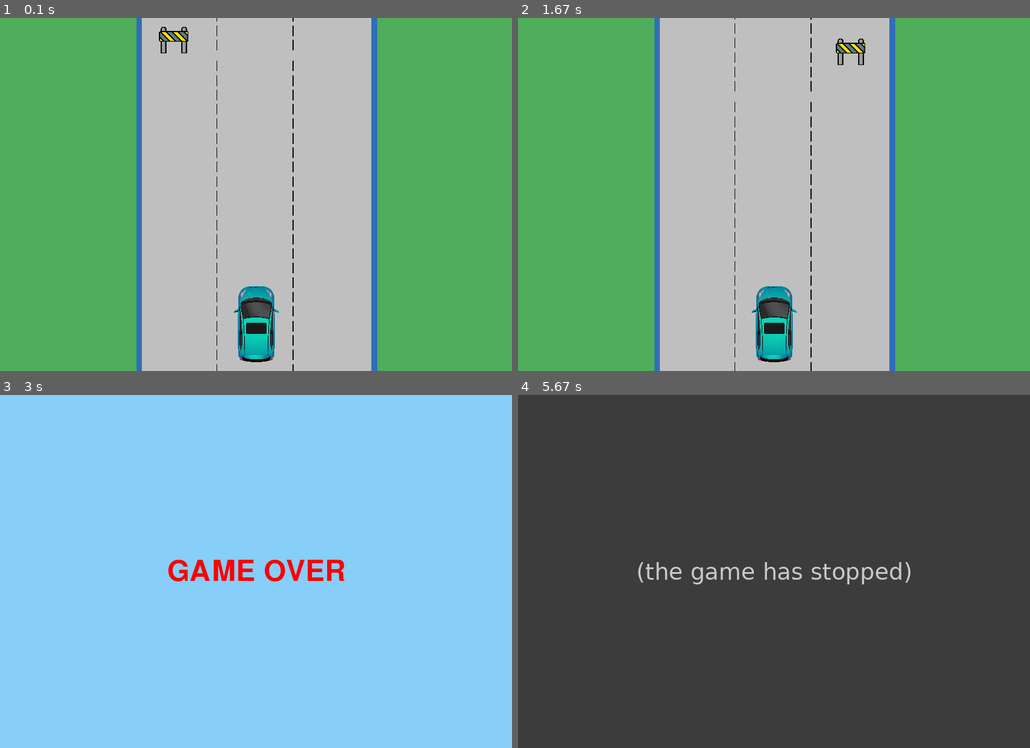
Above: before the commit, frames 1-4 (two rows, left to right).
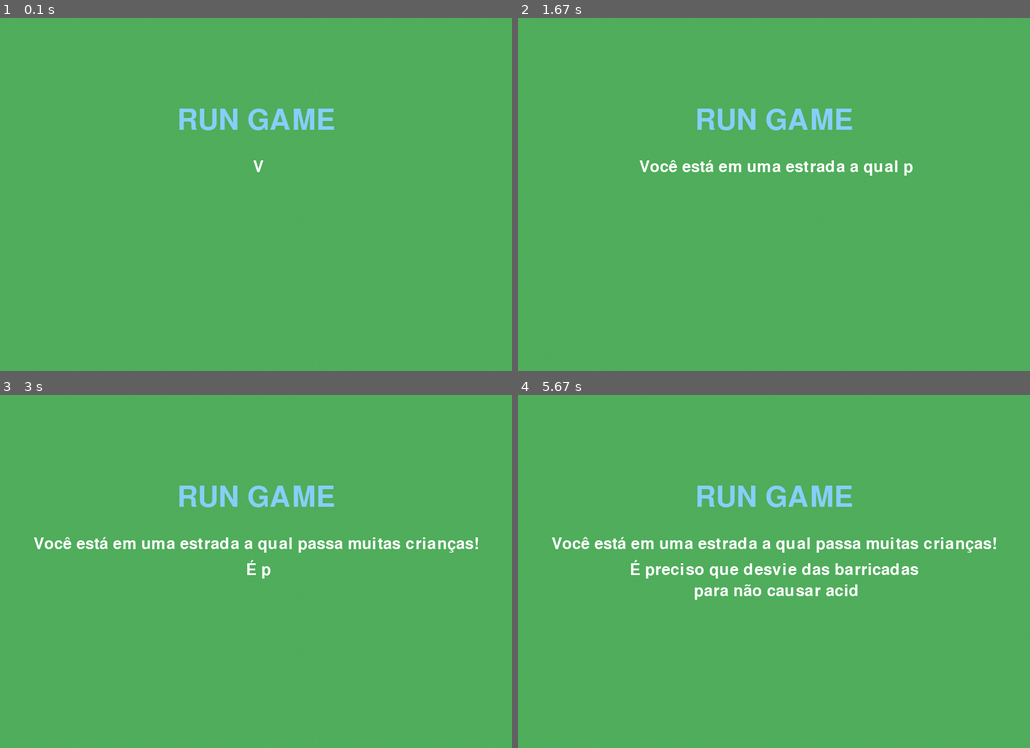
Above: after the commit, the same moments.

Repository: chatawil/Isabela_Charles_pygame
Game: pygame game, started from Começo.py
Two runs of this game, one before a commit and one after it. Both use one fixed random seed, a clock stepped at 60 frames per second and the inputs below.
Inputs:
- Up to frame 1 (0.1 s): no input
- Up to frame 2 (1.67 s): hold Right 0.33-0.8 s; hold Left from 1.33 s (still down)
- Up to frame 3 (3 s): release Left at 1.87 s; hold Right 2.33-2.97 s
- Up to frame 4 (5.67 s): no input

The runs differ from the first frame. In frame 1, 47% of the frame differs, in the area x 26-74%, y 0-100%; in frame 2, 47%; in frame 3, 99%; in frame 4, 100%, in the area x 0-100%, y 0-100%.
Before the commit the program exited at 5.63 s; later frames show no game.

Commit message:
Adicionamtdo game over e tela incio tudo junto

Diff:
--- a/Começo.py
+++ b/Começo.py
@@ -1,5 +1,4 @@
-## Sensor de perder no carro e game over!
-
+## Adicionamtdo game over e tela incio tudo junto
 import pygame
 import random
 
@@ -51,16 +50,98 @@
 
 reposiciona_barricada()
 
-## GAME OVER TELA!!!!!
+# Função para exibir a tela de "Game Over"
 def show_game_over_screen():
     window.fill((135, 206, 250))  # Azul Celeste, mesma cor usada na tela inicial
     font = pygame.font.SysFont(None, 72)
     game_over_text = font.render("GAME OVER", True, (255, 0, 0))  # Vermelho para o texto
     window.blit(game_over_text, (WIDTH // 2 - game_over_text.get_width() // 2, HEIGHT // 2 - game_over_text.get_height() // 2))
+
+    # Mensagem de reinício
+    restart_font = pygame.font.SysFont(None, 40)
+    restart_text = restart_font.render("Quer jogar novamente?"," Clique em qualquer tecla para reiniciar", True, (255, 255, 255))  # Branco
+    window.blit(restart_text, (WIDTH // 2 - restart_text.get_width() // 2, HEIGHT // 2 + 50))
+
     pygame.display.flip()
-    pygame.time.wait(3000)  # Mostra a tela de "Game Over" por 3 segundos
-    pygame.quit()
-    exit()
+
+    # Aguarda o jogador pressionar uma tecla para reiniciar o jogo
+    waiting = True
+    while waiting:
+        for event in pygame.event.get():
+            if event.type == pygame.QUIT:
+                pygame.quit()
+                exit()
+            if event.type == pygame.KEYUP:
+                waiting = False
+                show_start_screen()  # Chama a função da tela de início
+
+# Função para exibir a tela de início
+def show_start_screen():
+    window.blit(imagem_inicio, imagem_inicio_rect)
+    window.blit(imagem_inicio, imagem_inicio_rect_2)
+
+    # Fonte maior e cor azul celeste para o título
+    title_font = pygame.font.SysFont(None, 72)
+    title = title_font.render("RUN GAME", True, (135, 206, 250))  # Azul Celeste
+
+    # Fonte menor para a história
+    font = pygame.font.SysFont(None, 40)
+    story = [
+        " Você está em uma estrada a qual passa muitas crianças! ",
+        " É preciso que desvie das barricadas ",
+        " para não causar acidentes",
+        " e preservar a própria segurança! ",
+        "",
+
+    ]
+
+    font_inicio = pygame.font.SysFont(None, 30)
+    inicio = font_inicio.render("Clique em qualquer botão para iniciar o jogo.", True, (0, 0, 139))
+
+
+    # Desenha o título
+    window.blit(title, (WIDTH // 2 - title.get_width() // 2, HEIGHT // 4))
+    pygame.display.flip()
+
+    # Desenha a história de forma animada
+    for i, line in enumerate(story):
+        rendered_line = ""
+        for char in line:
+            rendered_line += char
+            text = font.render(rendered_line, True, (255, 255, 255))
+            window.blit(imagem_inicio, imagem_inicio_rect)
+            window.blit(imagem_inicio, imagem_inicio_rect_2)
+            window.blit(title, (WIDTH // 2 - title.get_width() // 2, HEIGHT // 4))
+            for j in range(i):
+                previous_text = font.render(story[j], True, (255, 255, 255))
+                window.blit(previous_text, (WIDTH // 2 - previous_text.get_width() // 2, HEIGHT // 3 + 40 * (j + 1)))
+            window.blit(text, (WIDTH // 2 - text.get_width() // 2, HEIGHT // 3 + 40 * (i + 1)))
+            pygame.display.flip()
+            pygame.time.wait(50)  # Delay de 50ms entre cada letra
+
+    window.blit(inicio, (WIDTH // 2 - inicio.get_width() // 2, HEIGHT // 38))
+    pygame.display.flip()
+
+    # Aguarda o jogador pressionar uma tecla ou botão do mouse para iniciar o jogo
+    waiting = True
+    while waiting:
+        for event in pygame.event.get():
+            if event.type == pygame.QUIT:
+                pygame.quit()
+                exit()
+            if event.type == pygame.KEYUP or event.type == pygame.MOUSEBUTTONUP:
+                waiting = False
+
+# Carrega a imagem de fundo da tela de início
+imagem_inicio = pygame.image.load('assets/img/FUNDO_inicio.png').convert()
+imagem_inicio = pygame.transform.scale(imagem_inicio, (WIDTH, HEIGHT))
+imagem_inicio_rect = imagem_inicio.get_rect()
+imagem_inicio_rect_2 = imagem_inicio_rect.copy()
+imagem_inicio_rect_2.x -= imagem_inicio_rect_2.width
+speed_fundo = 10
+
+# Chama a tela de início ao iniciar o jogo
+show_start_screen()
 
 ############################# LOOP PRINCIPAL ###################################
 
